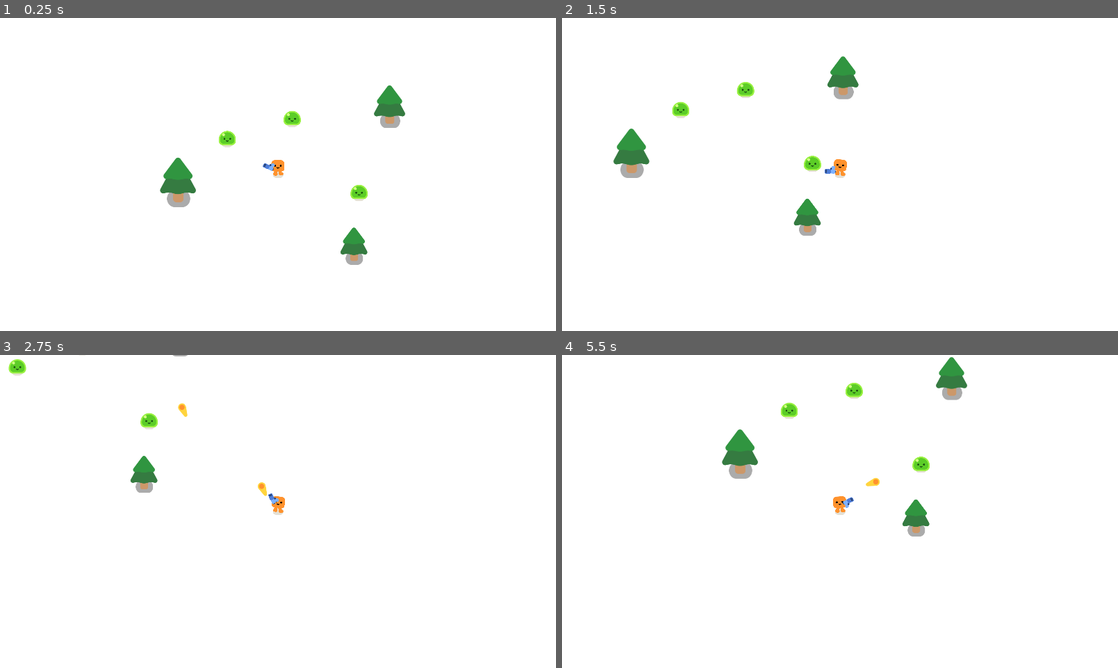
Above: before the commit, frames 1-4 (two rows, left to right).
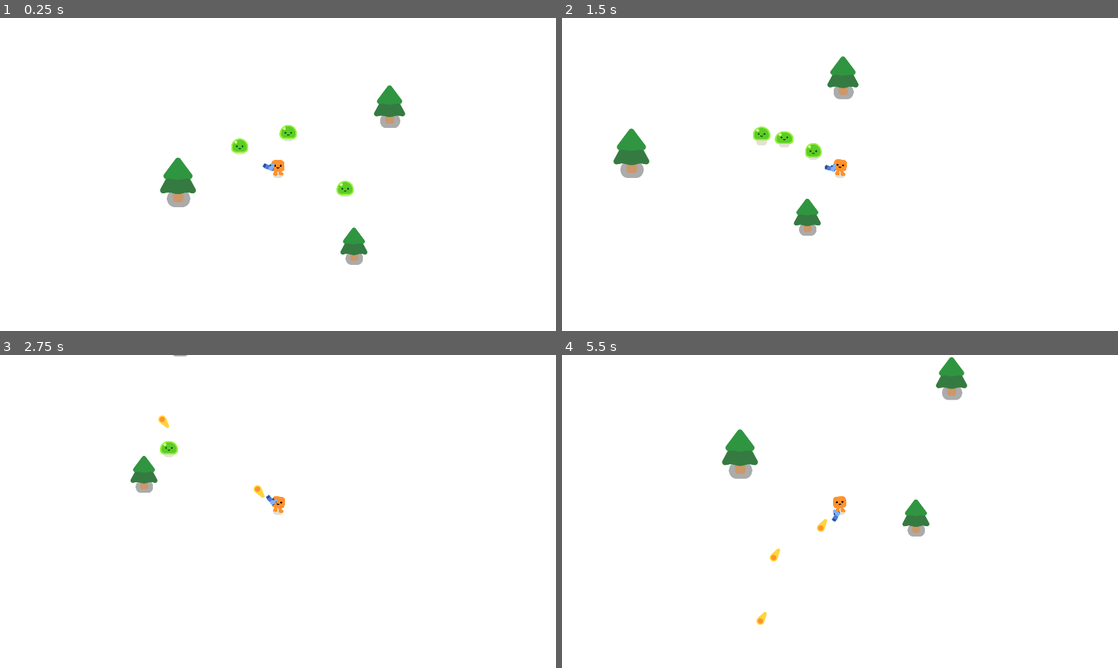
Above: after the commit, the same moments.

Repository: Stilltyde/Godot-4.2-Vampire-Survivors
Game: Godot game, scene res://survivors_game.tscn
The game is run twice, just before and just after one commit, with the same random seed, the same clock (stepped at 60 frames per second) and the same inputs.
Inputs:
- Up to frame 1 (0.25 s): no input
- Up to frame 2 (1.5 s): hold D (move_right) 0.53-1.28 s; hold S (move_down) from 1.28 s (still down)
- Up to frame 3 (2.75 s): release S (move_down) at 2.03 s; hold D (move_right) from 2.03 s (still down)
- Up to frame 4 (5.5 s): release D (move_right) at 2.78 s; hold W (move_up) 2.78-3.53 s; hold A (move_left) 3.53-5.03 s; hold S (move_down) from 5.03 s (still down)

The runs differ from the first frame. In frame 1, 0.8% of the frame differs, in the area x 39-67%, y 29-59%; in frame 2, 0.8%, in the area x 19-50%, y 20-50%; in frame 3, 0.6%; in frame 4, 0.7%.
Error before the commit: Parse Error: Identifier "sddd" not declared in the current scope. (res://slimie.gd:15)

Commit message:
slimes are hurt

Diff:
--- a/slimie.gd
+++ b/slimie.gd
@@ -9,7 +9,8 @@
 	move_and_slide()
 
 func take_damage():
+	%Slime.play_hurt()
 	health -= 1
 
 	if health == 0:
-		queue_free(sddd)
+		queue_free()
--- a/slimie.tscn
+++ b/slimie.tscn
@@ -12,6 +12,7 @@
 script = ExtResource("1_1hkvs")
 
 [node name="Slime" parent="." instance=ExtResource("1_8wnpb")]
+unique_name_in_owner = true
 
 [node name="CollisionShape2D" type="CollisionShape2D" parent="."]
 position = Vector2(0, -28)
